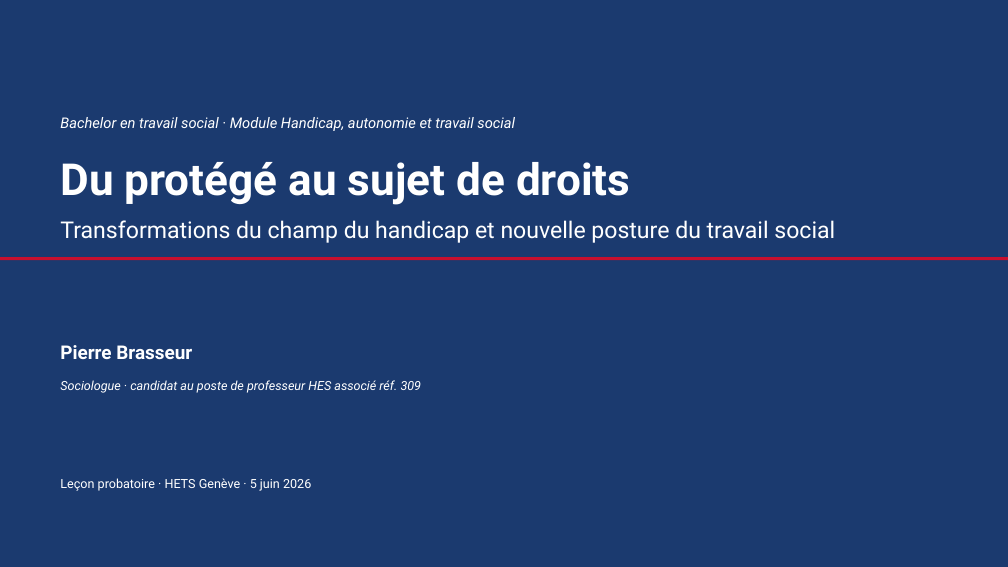
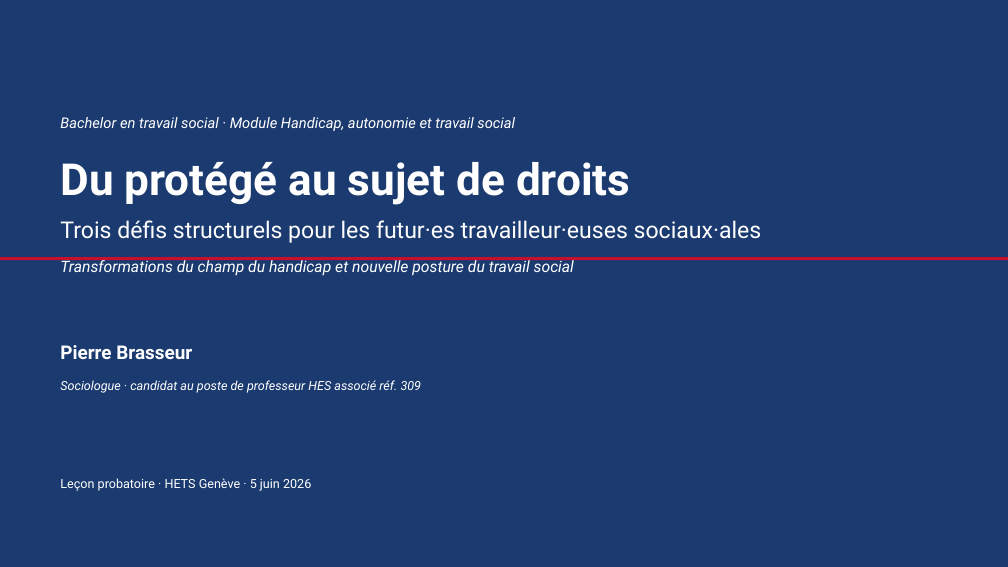
Before and after one commit to pierrebrasseur/cours-handicap-ts, a slide deck: slide 1 of pdfs/Brasseur_lecon_5juin.pptx. Drawn at 1008x567 pixels with LibreOffice and Linux fonts; fonts in the diff are those of the drawing. Boxes give left, top, right and bottom in pixels: in the first picture for what was removed or moved away, otherwise in the second. Text is boxed around its words. In the diff, an @@ line names an element or a change of style, - is before the commit and + after.

```diff
--- a/pdfs/Brasseur_lecon_5juin.pptx
+++ b/pdfs/Brasseur_lecon_5juin.pptx
@@ text added at (60,220,762,243), 22 pt, text #FFFFFF @@
+Trois défis structurels pour les futur·es travailleur·euses sociaux·ales
@@ text "Transformations du champ du handicap ...": place and size @@
-text "Transformations du champ du handicap ..." at (60,220,835,243)
+text "Transformations du champ du handicap ..." at (60,258,574,276)
@@ text "Transformations du champ du handicap ..." at (60,258,574,276): size 22 to 15 pt, italic on @@
```
Also in this commit, not shown: 6 other slides changed, 3 other files.
